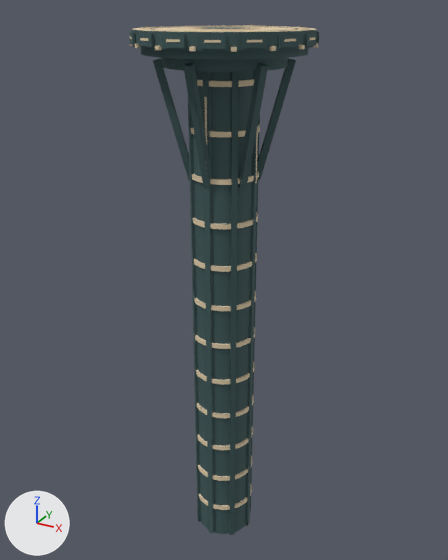
An edit to the glTF model assets/kit/labkit/Platform_Pillar.glb, drawn before and after from the same camera.
Both versions are drawn from a 50 mm lens placed at (21.1, -38.4, 1.3), pointed at (-0.5, 0.9, -18.4). Every picture has the same lights, and +X, +Y and +Z are marked at lower left. The picture after the commit comes second. Vertices at exactly the same position are counted once.

Names of what the first picture shows: 'Platform_Pillar'.
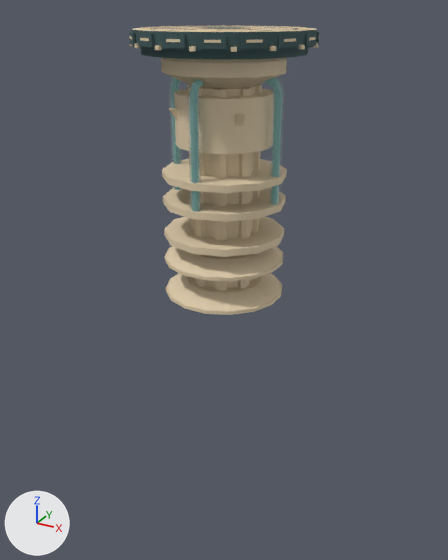
Commit message: relay column round 34A: Platform_Pillar rebuilt from COLUMN.json (kit + labkit + lab twins)

The change, as a diff of the scene's bpy script:
```diff
--- a/assets/kit/labkit/Platform_Pillar.glb.py
+++ b/assets/kit/labkit/Platform_Pillar.glb.py
@@ mat_os_glass @@
+mat_os_glass = principled_material('OS_Glass')
+mat_os_glass.base_color = (0.423, 0.591, 0.571)  # light grey #aecac7
+mat_os_glass.roughness = 0.12
+mat_os_glass.alpha = 0.18
@@ mat_os_shell @@
+mat_os_shell = principled_material('OS_Shell')
+mat_os_shell.base_color = (0.761, 0.624, 0.423)  # beige #e2cfae
+mat_os_shell.roughness = 0.8
@@ mat_os_ooze_neutral @@
+mat_os_ooze_neutral = principled_material('OS_Ooze_Neutral')
+mat_os_ooze_neutral.base_color = (0.112, 0.254, 0.238)  # cyan #5e8a86
+mat_os_ooze_neutral.roughness = 0.2
+mat_os_ooze_neutral.emission_color = (0.028, 0.0635, 0.0596)  # dark cyan #2f4745
+mat_os_ooze_neutral.emission_strength = 1.0
@@ me_platform_pillar @@
 # used by ob_platform_pillar; location = (0.0, 0.0, 0.0)
-me_platform_pillar.from_pydata(...)  # 4712 vertices, 4000 faces; spans x -6.2..6.2, y -6.2..6.2, z -41.5..0.1
+me_platform_pillar.from_pydata(...)  # 3026 vertices, 5336 faces; spans x -6.2..6.2, y -6.2..6.2, z -18.6..0.1
+# me_platform_pillar part 1: a new loose piece, a 16-sided cylinder along z spanning x -4.41..4.41, y -4.41..4.41, z -16.05..-15.8, in mat_os_steel (beige #e2cfae)
+# me_platform_pillar part 2: a new loose piece, a 16-sided cylinder along z spanning x -4.41..4.41, y -4.41..4.41, z -18.65..-18.4, in mat_os_steel (beige #e2cfae)
+# me_platform_pillar part 3: a new loose piece, a 12-sided cylinder along z spanning x -4.45..4.45, y -4.45..4.45, z -9.8..-9.3, in mat_os_steel (beige #e2cfae)
+# me_platform_pillar part 4: a new loose piece, a 12-sided cylinder along z spanning x -4.45..4.45, y -4.45..4.45, z -11.75..-11.25, in mat_os_steel (beige #e2cfae)
+# me_platform_pillar part 5: a new loose piece, a 12-sided cylinder along z spanning x -4.45..4.45, y -4.45..4.45, z -14.25..-13.75, in mat_os_steel (beige #e2cfae)
+# me_platform_pillar part 6: a new loose piece, a 16-sided cut cone along z (radius 4.35 at the low end, 2.9 at the high end) spanning x -4.27..4.27, y -4.27..4.27, z -15.8..-15.05, in mat_os_shell (beige #e2cfae)
+# me_platform_pillar part 7: a new loose piece, a 16-sided cut cone along z (radius 4.35 at the low end, 2.9 at the high end) spanning x -4.27..4.27, y -4.27..4.27, z -18.4..-17.65, in mat_os_shell (beige #e2cfae)
+# me_platform_pillar part 8: the loose piece of 56 vertices spanning x -4.2..4.2, y -4.2..4.2, z -2.3..-1.5 is rebuilt with 64 vertices and now spans x -4.1..4.1, y -4.1..4.1, z -3.5..-1.5
+# me_platform_pillar part 9: the loose piece of 40 vertices spanning x -2.3..2.3, y -2.3..2.3, z -41.5..-1.5 is rebuilt with 32 vertices and now spans x -2.1..2.1, y -2.1..2.1, z -17.7..-3.6, in mat_os_plate (beige #e2cfae)
+# me_platform_pillar part 10: 205 loose pieces with 2148 vertices, spanning x -6.1..6.1, y -6.1..6.1, z -41.5..-0.2, are deleted
+# me_platform_pillar part 11: 57 vertices moved within x -5.5..5.6, y -5.4..5.5, z -1.5..0.1; 1294 vertices removed from x -6.1..6.1, y -6.1..6.1, z -3.4..0.1; 1556 vertices added at x -6.0..6.0, y -5.9..5.9, z -17.6..0.1
 me_platform_pillar.materials.append(mat_os_plate)
@@ me_platform_pillar @@
 me_platform_pillar.materials.append(mat_os_recess)
+me_platform_pillar.materials.append(mat_os_glass)  # light grey #aecac7
+me_platform_pillar.materials.append(mat_os_ooze_neutral)  # cyan #5e8a86
+me_platform_pillar.materials.append(mat_os_shell)  # beige #e2cfae
```

Changed parts and their boxes (x1, y1, x2, y2) in the pictures (448 x 560 px; the box of a moved part takes in the faces that stretch with it):
'Platform_Pillar', reshaped (43% shorter): before (129, 25, 319, 535); after (129, 26, 319, 315)
part 1 of me_platform_pillar, added: after (165, 246, 283, 281)
part 2 of me_platform_pillar, added: after (166, 273, 282, 315)
part 3 of me_platform_pillar, added: after (162, 159, 287, 193)
part 4 of me_platform_pillar, added: after (163, 188, 286, 222)
part 5 of me_platform_pillar, added: after (164, 217, 284, 257)
part 6 of me_platform_pillar, added: after (167, 247, 281, 277)
part 7 of me_platform_pillar, added: after (168, 274, 280, 311)
part 8 of me_platform_pillar, rebuilt: before (161, 58, 288, 72); after (161, 58, 287, 89)
part 9 of me_platform_pillar, rebuilt: before (193, 71, 255, 534); after (203, 87, 255, 288)
part 10 of me_platform_pillar, deleted: before (129, 32, 318, 535)
part 11 of me_platform_pillar, moved or reshaped: before (131, 25, 319, 87); after (132, 26, 317, 291)
